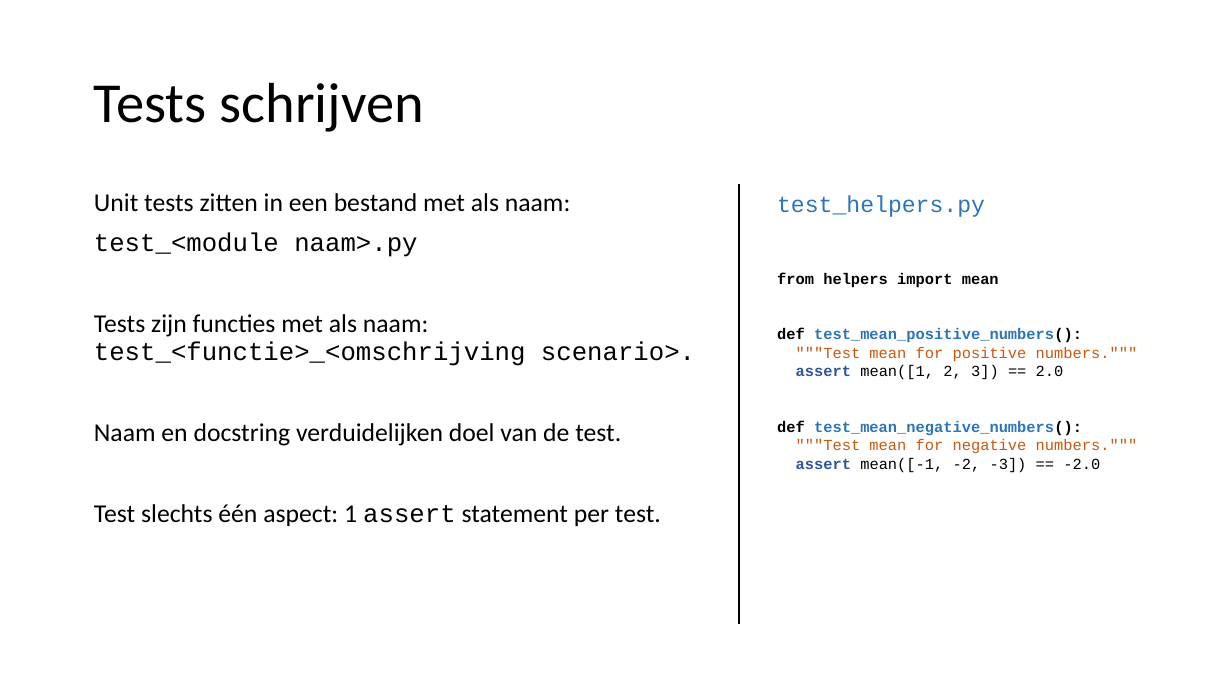
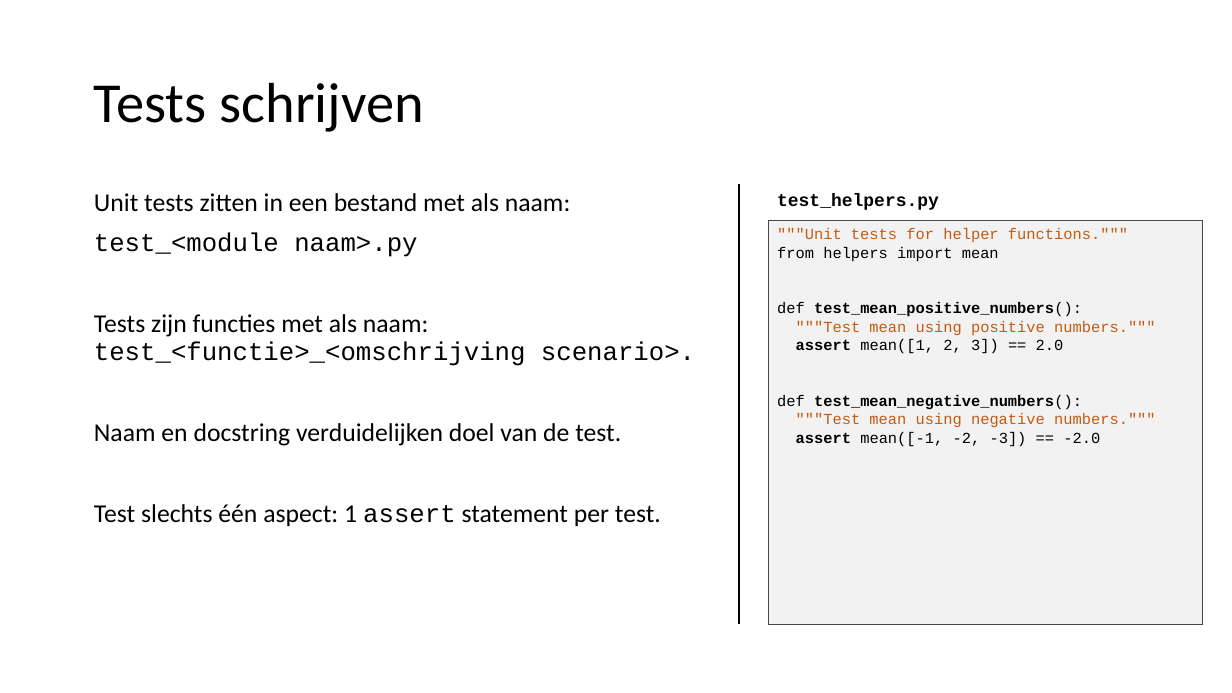
Before and after one commit to LFKoning/knowledge-sharing, a slide deck: slide 51 of python_course/2_production_code/python_cursus_2.pptx. Drawn at 1232x693 pixels with LibreOffice and Linux fonts; fonts in the diff are those of the drawing. Boxes give left, top, right and bottom in pixels: in the first picture for what was removed or moved away, otherwise in the second. Text is boxed around its words. In the diff, an @@ line names an element or a change of style, - is before the commit and + after.

```diff
--- a/python_course/2_production_code/python_cursus_2.pptx
+++ b/python_course/2_production_code/python_cursus_2.pptx
@@ text "test_helpers.py" at [777, 194, 939, 210]: size 18 to 14 pt, text colour #2E75B6 to #000000, bold on @@
@@ text """"Unit tests for helper functions."""": place and size @@
-text """"Unit tests for helper functions."""" at [777, 272, 1138, 473]
+text """"Unit tests for helper functions."""" at [777, 228, 1156, 447]
@@ rectangle added at [768, 220, 1202, 625], fill #F2F2F2, outline #484848 0.25 pt @@
@@ text at [777, 228, 1128, 242]: paragraph added @@
+"""Unit tests for helper functions."""
@@ text at [777, 247, 1100, 447]: bold off in "from helpers import mean", "def test_mean_positive_numbers():", "def test_mean_negative_numbers():"; text colour #2E75B6 to #000000 in "test_mean_positive_numbers():", "test_mean_negative_numbers():"; text colour #2F5597 to #000000 in "assert", "assert" @@
@@ text at [796, 321, 1156, 335]: text changed @@
-"""Test mean for positive numbers."""
+"""Test mean using positive numbers."""
@@ text at [796, 413, 1156, 427]: text changed @@
-"""Test mean for negative numbers."""
+"""Test mean using negative numbers."""
```
Also in this commit, not shown: 28 other slides changed, 20 other files.
